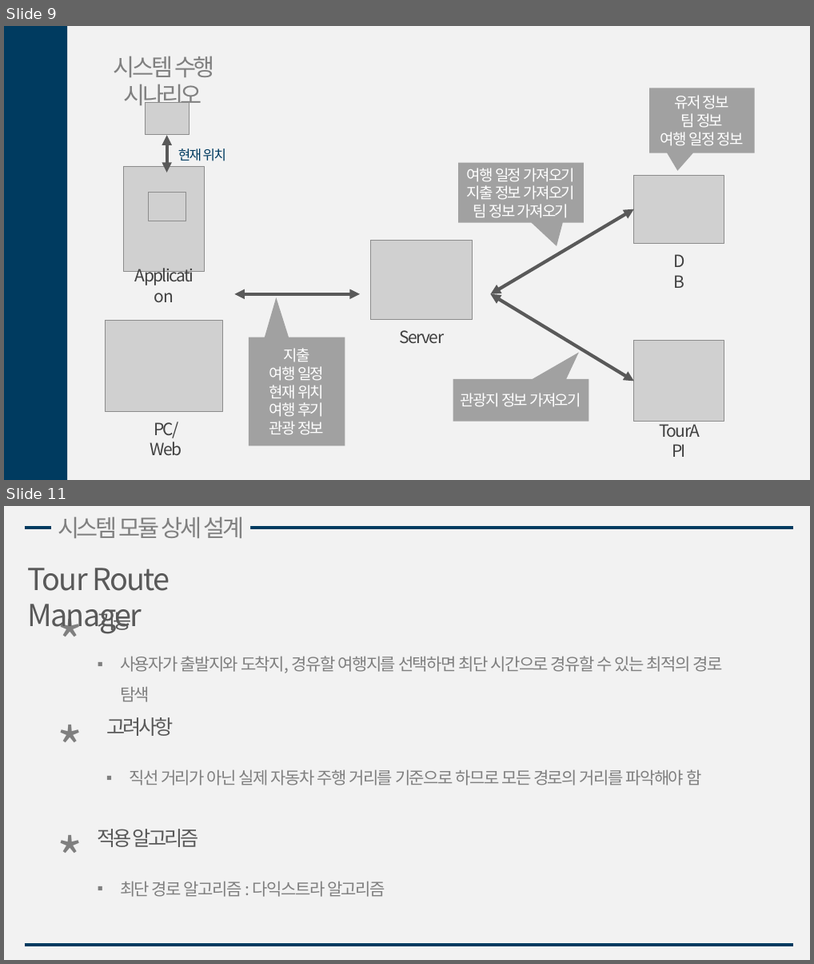
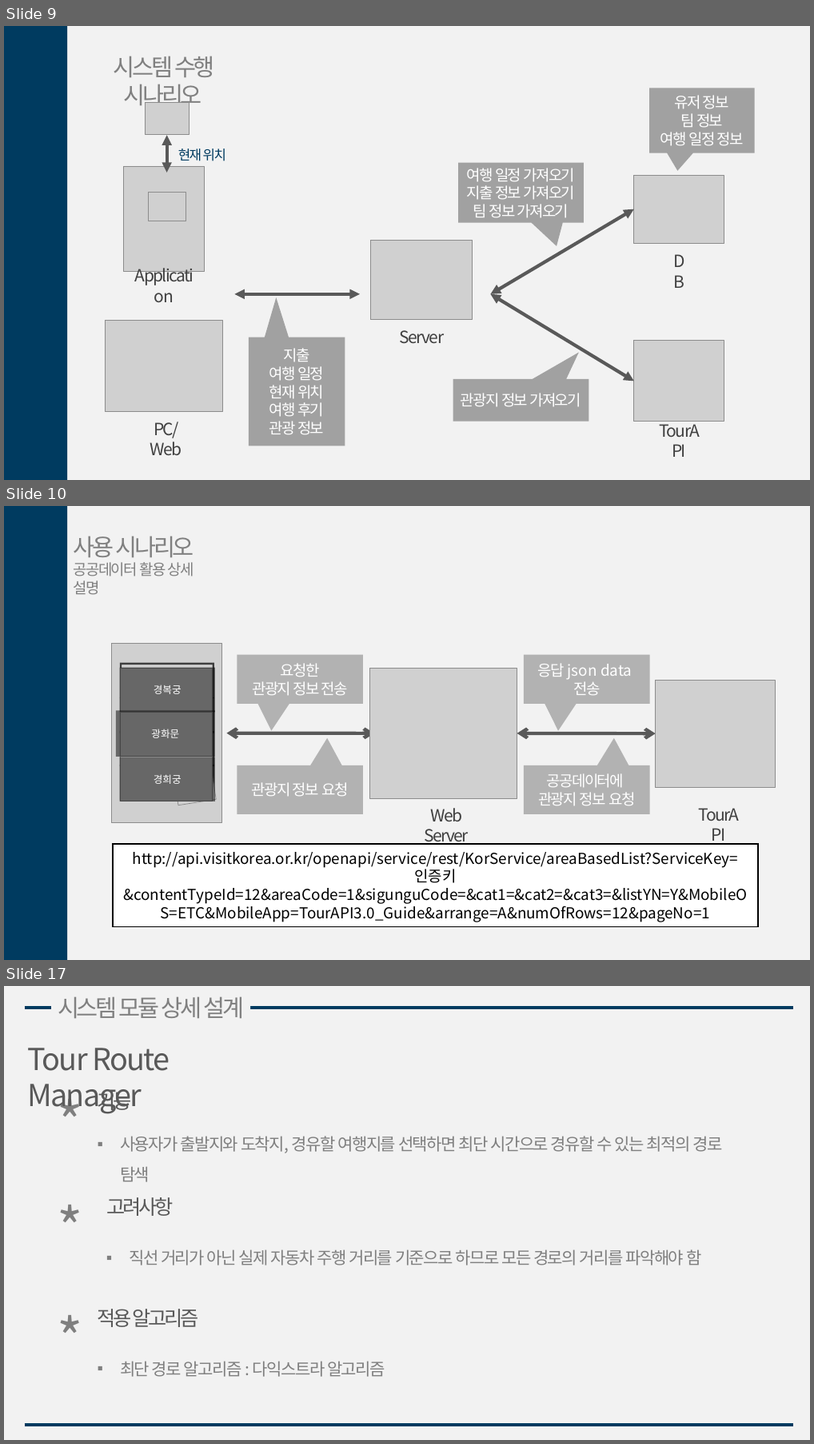
Before and after one commit to gmlrud1211/project, a slide deck: document/설계서.pptx. Shown one above the other, each under a label of ours: slides 9 and 11 before the commit, slides 9, 10 and 17 after it; the slides between them are not shown. The pictures are 814x964 and 814x1444 pixels, drawn with LibreOffice and Linux fonts; fonts in the diff are those of the drawing; grey boxes stand for pictures. Boxes give left, top, right and bottom in pixels: in the first picture for what was removed or moved away, otherwise in the second. Text is boxed around its words. In the diff, an @@ line names an element or a change of style, - is before the commit and + after.

```diff
--- a/document/설계서.pptx
+++ b/document/설계서.pptx
@@ slide 10 added at [4,506,810,960], background #F2F2F2 @@
@@ rectangle added at [4,506,67,960], fill #003B60 @@
@@ text added at [74,536,194,595], 18 pt, text #808080 @@
+사용 시나리오
+공공데이터 활용 상세 설명
@@ group added at [112,644,222,822]: 5 rectangles, 1 picture @@
+경기
+서울
+제주도
+경상도
@@ speech box added at [237,655,362,704], fill #7F7F7F at 55% opacity, 18 pt, text #FFFFFF @@
+요청한
+관광지 정보 전송
@@ picture added at [370,668,518,798] @@
@@ speech box added at [524,655,650,704], fill #7F7F7F at 55% opacity, 18 pt, text #FFFFFF @@
+응답 json data
+전송
@@ picture added at [656,680,776,788] @@
@@ group added at [116,668,215,801]: 4 rectangles, 3 pictures @@
+경복궁
+경희궁
+광화문
@@ picture added at [169,740,216,805] @@
@@ double arrow added from (226, 733) to (374, 733), #595959 4 pt @@
@@ double arrow added from (518, 733) to (656, 733), #595959 4 pt @@
@@ speech box added at [237,765,362,814], fill #7F7F7F at 55% opacity, 18 pt, text #FFFFFF @@
+관광지 정보 요청
@@ speech box added at [524,765,650,814], fill #7F7F7F at 55% opacity, 18 pt, text #FFFFFF @@
+공공데이터에
+관광지 정보 요청
@@ text added at [424,808,469,844], 20 pt, text #404040 @@
+Web Server
@@ text added at [690,801,748,828], 20 pt, text #404040 @@
+TourAPI
@@ rectangle added at [113,844,758,926], fill #FFFFFF, outline #000000 1.5 pt, 18 pt, text #000000 @@
+http://api.visitkorea.or.kr/openapi/service/rest/KorService/areaBasedList?ServiceKey=인증키&contentTypeId=12&areaCode=1&sigunguCode=&cat1=&cat2=&cat3=&listYN=Y&MobileOS=ETC&MobileApp=TourAPI3.0_Guide&arrange=A&numOfRows=12&pageNo=1
@@ what was slide 11 is now slide 17 @@
```
Also in this commit, not shown: 4 slides changed, 14 other slides added.
